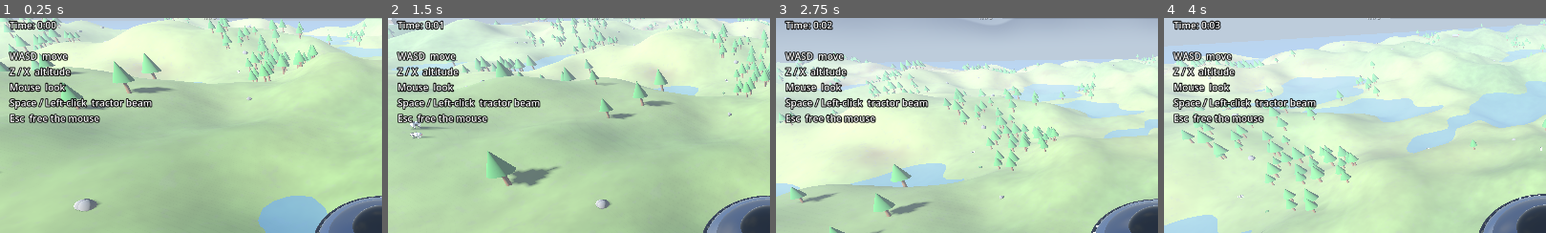
Above: before the commit, frames 1-4 (left to right).
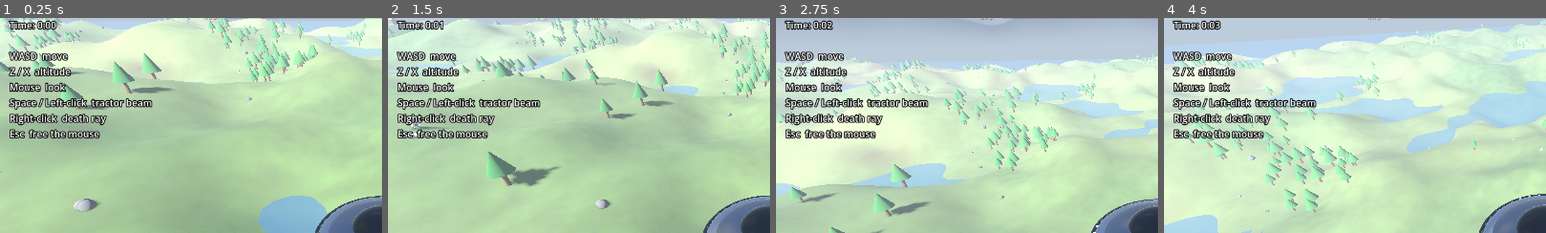
Above: after the commit, the same moments.

Repository: lsandini/cow-abductor
Game: Godot game, scene res://scenes/Main.tscn
Same seed, same stepped clock (60 frames per second), same inputs: the game is played once before the commit and once after it.
Inputs (mouse positions are % of the whole screen's width and height, from its top left):
- Up to frame 1 (0.25 s): no input
- Up to frame 2 (1.5 s): tap Enter at 0.5 s; move the mouse to (55, 50) at 0.52 s; hold Space (beam) 0.53-1.28 s; hold Z (altitude_up) from 0.53 s (still down); click (55, 50) at 0.67 s; move the mouse to (45, 50) at 1.27 s; tap Space (beam) at 1.35 s; click (45, 50) at 1.42 s
- Up to frame 3 (2.75 s): keep holding Z (altitude_up); move the mouse to (52, 48) at 2.02 s; hold Space (beam) from 2.03 s (still down); tap M at 2.1 s; click (52, 48) at 2.17 s
- Up to frame 4 (4 s): keep holding Z (altitude_up); move the mouse to (49, 52) at 2.77 s; release Space (beam) at 2.78 s; tap B at 2.85 s; click (49, 52) at 2.92 s; tap Space (beam) at 3.05 s; move the mouse to (57, 51) at 3.52 s; hold Space (beam) from 3.53 s (still down); tap 1 at 3.6 s; click (57, 51) at 3.67 s
The pictures show only the part of the screen within x 0-50%, y 9-59%; the shares and areas given below are measured in that part.

The runs differ from the first frame. In frame 1, 1.5% of the frame differs, in the area x 2-28%, y 44-56%; in frame 2, 1.6%; in frame 3, 1.6%; in frame 4, 1.6%.

Commit message:
zap the farmer

Diff:
--- a/scripts/Audio.gd
+++ b/scripts/Audio.gd
@@ -33,6 +33,7 @@
 var moo_stream: AudioStreamWAV       # handed to every cow
 var bell_stream: AudioStreamWAV      # alpine cowbell; handed to the cows that wear one
 var ding_stream: AudioStreamWAV      # metallic ricochet; handed to the saucer (farmer hits)
+var zap_stream: AudioStreamWAV       # sci-fi death-ray "phaser"; handed to the saucer
 var _bird_stream: AudioStreamWAV
 var _bird_emitters: Array[AudioStreamPlayer3D] = []
 var _bird_countdown := 2.0
@@ -46,6 +47,7 @@
 	moo_stream = render_moo(RATE)
 	bell_stream = render_bell(RATE)
 	ding_stream = render_ding(RATE)
+	zap_stream = render_zap(RATE)
 	_bird_stream = render_bird_phrase(RATE)
 	_build_whistle()
 
@@ -283,6 +285,32 @@
 	return _pcm16(samples, rate)
 
 
+# Bake the death-ray "phaser": a pronounced descending "peewww" — an exponential
+# pitch glide from ~820 Hz down to ~90 Hz (constant perceptual fall) — buzzed up
+# with deep ~40 Hz ring modulation and square-wave grit, plus a discharge crackle.
+static func render_zap(rate: int) -> AudioStreamWAV:
+	var dur := 0.5
+	var n := int(dur * rate)
+	var samples := PackedFloat32Array()
+	samples.resize(n)
+	var phase := 0.0
+	for i in n:
+		var u := float(i) / float(n)                      # 0..1 through the zap
+		var t := float(i) / float(rate)
+		var f := 820.0 * pow(90.0 / 820.0, u)             # exponential glide down: "peewww"
+		phase += TAU * f / float(rate)
+		var warble := 0.35 + 0.65 * sin(TAU * 40.0 * t)   # deep ring-mod buzz
+		var s := sin(phase) * warble
+		s += 0.32 * signf(sin(phase))                     # square-wave buzz
+		s += 0.16 * signf(sin(phase * 1.5))               # a dissonant partial for rasp
+		if u < 0.05:                                       # crackle at the discharge
+			s += (randf() * 2.0 - 1.0) * (1.0 - u / 0.05) * 0.5
+		var env := clampf(u / 0.012, 0.0, 1.0) * (1.0 - smoothstep(0.62, 1.0, u))
+		samples[i] = s * env
+	samples = _normalize(samples, 0.9)
+	return _pcm16(samples, rate)
+
+
 # Bake a short phrase of three quick chirps (each a frequency-swept tone with a
 # smooth envelope), separated by little gaps — a "tweet-tweet-tweet".
 static func render_bird_phrase(rate: int) -> AudioStreamWAV:
--- a/scripts/Farmer.gd
+++ b/scripts/Farmer.gd
@@ -20,6 +20,10 @@
 class_name Farmer
 extends Node3D
 
+# Emitted once this farmer has fully disintegrated under the death ray (see fry()).
+# The World listens so it can send in a replacement and keep the guard count steady.
+signal fried
+
 # --- Behaviour tuning --------------------------------------------------------
 @export var fire_range: float = 55.0        # only tracks/shoots a saucer within this
 @export var fire_interval_min: float = 1.2  # seconds between shots (randomised)...
@@ -42,6 +46,8 @@
 var _aim: Node3D
 var _muzzle: MeshInstance3D                 # tip of the barrel (tracer origin)
 var _cooldown: float = 0.0                  # time until he may fire again
+var _dying: bool = false                    # true once fried: stop tracking/shooting
+var _base_pos: Vector3                       # spot he's standing on, for the electrocution jitter
 
 const SHOULDER_HEIGHT: float = 1.4          # local height of the aim pivot
 const REST_AIM: float = 0.35                # rifle angle (rad) when lowered/idle
@@ -57,6 +63,8 @@
 
 
 func _physics_process(delta: float) -> void:
+	if _dying:
+		return   # being fried — no more tracking or shooting
 	if saucer == null or not is_instance_valid(saucer):
 		return
 
@@ -83,6 +91,97 @@
 	if saucer.beam_active and _cooldown <= 0.0:
 		_fire(saucer)
 		_cooldown = randf_range(fire_interval_min, fire_interval_max)
+
+
+# -----------------------------------------------------------------------------
+# Getting fried by the saucer's death ray: char black for a beat, then vanish in
+# a quick puff of smoke and emit `fried` so the World sends in a replacement.
+# -----------------------------------------------------------------------------
+func fry() -> void:
+	if _dying:
+		return
+	_dying = true
+	remove_from_group("farmers")   # no longer a live guard: skip recycling / re-targeting
+	_base_pos = position
+	var tw := create_tween()
+	# 1) Struck by cartoon lightning: strobe bright electric white/blue with a
+	#    fizzing jitter, like he's being electrocuted on the spot.
+	for i in 8:
+		tw.tween_callback(_flash.bind(true))
+		tw.tween_interval(0.05)
+		tw.tween_callback(_flash.bind(false))
+		tw.tween_interval(0.05)
+	# 2) Burnt to a crisp: settle to solid black and smoulder for a beat.
+	tw.tween_callback(_char_black)
+	tw.tween_interval(0.7)
+	# 3) Crumble away in a puff of smoke.
+	tw.tween_callback(_disintegrate)
+
+
+# One frame of the electrocution strobe: blinding white or electric blue, glowing
+# and unshaded, with a small jitter around the spot he's standing on.
+func _flash(bright: bool) -> void:
+	var m := StandardMaterial3D.new()
+	m.shading_mode = BaseMaterial3D.SHADING_MODE_UNSHADED
+	m.albedo_color = Color(1.0, 1.0, 1.0) if bright else Color(0.55, 0.8, 1.0)
+	m.emission_enabled = true
+	m.emission = m.albedo_color
+	m.emission_energy_multiplier = 4.0
+	_override_all(self, m)
+	position = _base_pos + Vector3(randf_range(-0.07, 0.07), 0.0, randf_range(-0.07, 0.07))
+
+
+# Swap every body part to a burnt-black material and settle back onto his spot.
+func _char_black() -> void:
+	position = _base_pos
+	var burnt := StandardMaterial3D.new()
+	burnt.albedo_color = Color(0.03, 0.03, 0.03)
+	burnt.roughness = 1.0
+	_override_all(self, burnt)
+
+
+func _override_all(n: Node, mat: Material) -> void:
+	for c in n.get_children():
+		if c is MeshInstance3D:
+			(c as MeshInstance3D).material_override = mat
+		_override_all(c, mat)
+
+
+# A puff of smoke, then the charred body crumbles to nothing and is freed.
+func _disintegrate() -> void:
+	_spawn_smoke()
+	var tw := create_tween()
+	tw.tween_property(self, "scale", scale * 0.02, 0.3).set_ease(Tween.EASE_IN)
+	tw.tween_callback(func() -> void:
+		fried.emit()
+		queue_free())
+
+
+# A little cloud of grey puffs that balloon, rise and fade — spawned into the
+# World (our parent) so they outlive the farmer as it frees itself.
+func _spawn_smoke() -> void:
+	var base := global_position
+	for i in 7:
+		var puff := MeshInstance3D.new()
+		var m := SphereMesh.new()
+		m.radius = randf_range(0.35, 0.6)
+		m.height = m.radius * 2.0
+		puff.mesh = m
+		var mat := StandardMaterial3D.new()
+		mat.albedo_color = Color(0.30, 0.29, 0.28, 0.7)
+		mat.roughness = 1.0
+		mat.transparency = BaseMaterial3D.TRANSPARENCY_ALPHA
+		puff.material_override = mat
+		get_parent().add_child(puff)
+		puff.global_position = base + Vector3(
+			randf_range(-0.5, 0.5), randf_range(0.4, 1.5), randf_range(-0.5, 0.5))
+		var life := randf_range(0.5, 0.9)
+		var tw := puff.create_tween()
+		tw.set_parallel(true)
+		tw.tween_property(puff, "scale", Vector3.ONE * randf_range(2.0, 3.2), life)
+		tw.tween_property(puff, "global_position:y", puff.global_position.y + randf_range(1.5, 2.6), life)
+		tw.tween_property(mat, "albedo_color:a", 0.0, life)
+		tw.chain().tween_callback(puff.queue_free)
 
 
 # Take a shot: muzzle flash + a slow, visible bullet. On a hit the bullet jolts
--- a/scripts/Saucer.gd
+++ b/scripts/Saucer.gd
@@ -46,6 +46,10 @@
 @export var beam_ring_speed: float = 0.4   # how fast a ring slides top->bottom (cycles/sec)
 @export var beam_ring_color: Color = Color(0.5, 0.95, 1.0, 0.9)  # rgb tint; a = peak brightness
 
+# --- Death ray (right mouse button: fries the nearest farmer in range) --------
+@export var death_ray_range: float = 30.0   # horizontal reach to the nearest farmer
+@export var death_ray_color: Color = Color(1.0, 0.12, 0.08)
+
 # --- Rim running lights (two spots circle the rim in opposite directions) -----
 @export var rim_runner_speed: float = 0.55      # laps per second each runner travels
 @export var rim_base_brightness: float = 0.4    # how lit an idle rim light is
@@ -78,6 +82,8 @@
 # --- Hit reaction (farmers' rifle fire — purely cosmetic, does NO damage) -----
 var ding_stream: AudioStream                # baked metallic "ding"; set by World
 var _ding_player: AudioStreamPlayer3D
+var zap_stream: AudioStream                 # baked death-ray "phaser"; set by World
+var _zap_player: AudioStreamPlayer3D
 # A damped-spring tilt added on top of the body's flight lean when a shot lands,
 # so the disc lurches and settles. Only the visible body is affected — the camera
 # rig and flight are untouched, which is what makes the hit harmless.
@@ -109,6 +115,15 @@
 		_ding_player.max_distance = 140.0
 		_ding_player.unit_size = 22.0
 		add_child(_ding_player)
+
+	# And a voice for the death-ray zap.
+	if zap_stream != null:
+		_zap_player = AudioStreamPlayer3D.new()
+		_zap_player.stream = zap_stream
+		_zap_player.volume_db = -11.0
+		_zap_player.max_distance = 160.0
+		_zap_player.unit_size = 22.0
+		add_child(_zap_player)
 
 
 # -----------------------------------------------------------------------------
@@ -304,6 +319,77 @@
 
 
 # -----------------------------------------------------------------------------
+# Death ray: right-click zaps the nearest farmer within range with a red bolt,
+# which chars and disintegrates him (see Farmer.fry). Harmless theatre like the
+# rest of the game — it just removes that guard (the World sends in a fresh one).
+# -----------------------------------------------------------------------------
+func _fire_death_ray() -> void:
+	var best = null
+	var best_d2 := death_ray_range * death_ray_range
+	for f in get_tree().get_nodes_in_group("farmers"):
+		var dx: float = f.global_position.x - global_position.x
+		var dz: float = f.global_position.z - global_position.z
+		var d2 := dx * dx + dz * dz
+		if d2 < best_d2:
+			best_d2 = d2
+			best = f
+	if best == null:
+		return   # no farmer close enough
+	_play_zap()
+	_spawn_death_ray(best.global_position + Vector3(0.0, 1.2, 0.0))
+	best.fry()
+
+
+func _play_zap() -> void:
+	if _zap_player == null:
+		return
+	_zap_player.pitch_scale = randf_range(0.95, 1.1)
+	_zap_player.play()
+
+
+# A brief bright-red bolt from the saucer's underside to the target, spawned into
+# the world (so it stays put as the saucer drifts) and fading out fast.
+func _spawn_death_ray(target: Vector3) -> void:
+	var from := global_position + Vector3(0.0, -0.8, 0.0)
+	var seg := target - from
+	var dist := seg.length()
+	if dist < 0.01:
+		return
+	var mesh := CylinderMesh.new()
+	mesh.top_radius = 0.15
+	mesh.bottom_radius = 0.15
+	mesh.height = dist
+	var mat := StandardMaterial3D.new()
+	mat.albedo_color = death_ray_color
+	mat.emission_enabled = true
+	mat.emission = death_ray_color
+	mat.emission_energy_multiplier = 6.0
+	mat.shading_mode = BaseMaterial3D.SHADING_MODE_UNSHADED
+	mat.transparency = BaseMaterial3D.TRANSPARENCY_ALPHA
+	mat.blend_mode = BaseMaterial3D.BLEND_MODE_ADD
+	var inst := MeshInstance3D.new()
+	inst.mesh = mesh
+	inst.material_override = mat
+	get_parent().add_child(inst)
+	# A cylinder's long axis is local +Y, so aim +Y along the bolt and centre it.
+	inst.global_transform = Transform3D(_basis_from_y(seg / dist), (from + target) * 0.5)
+	var tw := inst.create_tween()
+	tw.tween_interval(0.06)                                # a beat of full-bright bolt
+	tw.tween_property(mat, "albedo_color:a", 0.0, 0.18)    # then fade the bolt away
+	tw.parallel().tween_property(mat, "emission_energy_multiplier", 0.0, 0.18)
+	tw.tween_callback(inst.queue_free)
+
+
+# An orthonormal basis whose +Y axis points along `y` (for orienting the bolt).
+func _basis_from_y(y: Vector3) -> Basis:
+	var up := y.normalized()
+	var ref_axis := Vector3.RIGHT if absf(up.dot(Vector3.RIGHT)) < 0.99 else Vector3.FORWARD
+	var x := ref_axis.cross(up).normalized()
+	var z := x.cross(up).normalized()
+	return Basis(x, up, z)
+
+
+# -----------------------------------------------------------------------------
 # Mouse look + Esc to release the cursor.
 # -----------------------------------------------------------------------------
 func _unhandled_input(event: InputEvent) -> void:
@@ -319,6 +405,8 @@
 		elif event.button_index == MOUSE_BUTTON_WHEEL_DOWN:
 			_cam_distance = clampf(_cam_distance + zoom_step, zoom_min, zoom_max)
 			_camera.position.z = _cam_distance
+		elif event.button_index == MOUSE_BUTTON_RIGHT and Input.mouse_mode == Input.MOUSE_MODE_CAPTURED:
+			_fire_death_ray()   # zap the nearest farmer in range
 	elif event is InputEventKey and event.pressed and event.keycode == KEY_ESCAPE:
 		# Toggle the mouse between captured (look) and free (desktop cursor).
 		if Input.mouse_mode == Input.MOUSE_MODE_CAPTURED:
--- a/scripts/World.gd
+++ b/scripts/World.gd
@@ -402,6 +402,11 @@
 	_update_hud()
 
 
+# A farmer was fried by the death ray: send in a fresh guard so the herd stays watched.
+func _on_farmer_fried() -> void:
+	_spawn_one_farmer()
+
+
 # -----------------------------------------------------------------------------
 # Farmers: a handful of guards that stand among the cows and shoot at the saucer
 # (harmlessly) when it tries to beam one up. Like the cows they follow the player
@@ -419,6 +424,7 @@
 	farmer.saucer = _saucer   # cached ref instead of a per-frame group lookup
 	farmer.position = _farmer_position()
 	farmer.add_to_group("farmers")
+	farmer.fried.connect(_on_farmer_fried)   # send in a fresh guard when this one is fried
 	add_child(farmer)
 
 
@@ -471,6 +477,7 @@
 	# use it for the starting altitude.
 	_saucer.ground_sampler = Callable(_terrain, "get_height")
 	_saucer.ding_stream = _audio.ding_stream   # metallic "ding" when a farmer's shot lands
+	_saucer.zap_stream = _audio.zap_stream     # phaser "zap" for the death ray
 	_saucer.add_to_group("saucer")
 	add_child(_saucer)
 	_saucer.hit.connect(_on_saucer_hit)   # tally rifle hits for the HUD
@@ -540,4 +547,4 @@
 	@warning_ignore("integer_division")   # whole minutes for the M:SS clock is intended
 	var minutes := int(_elapsed) / 60
 	var seconds := int(_elapsed) % 60
-	_hud_label.text = "Cows abducted: %d\nHits taken: %d\nTime: %d:%02d\n\nWASD  move\nZ / X  altitude\nMouse  look\nSpace / Left-click  tractor beam\nEsc  free the mouse" % [_captured_count, _hits_taken, minutes, seconds]
+	_hud_label.text = "Cows abducted: %d\nHits taken: %d\nTime: %d:%02d\n\nWASD  move\nZ / X  altitude\nMouse  look\nSpace / Left-click  tractor beam\nRight-click  death ray\nEsc  free the mouse" % [_captured_count, _hits_taken, minutes, seconds]
Not shown, changed: CLAUDE.md
Not shown, changed: README.md
Not shown, removed: clouds.md
Not shown, changed: deploy.sh
